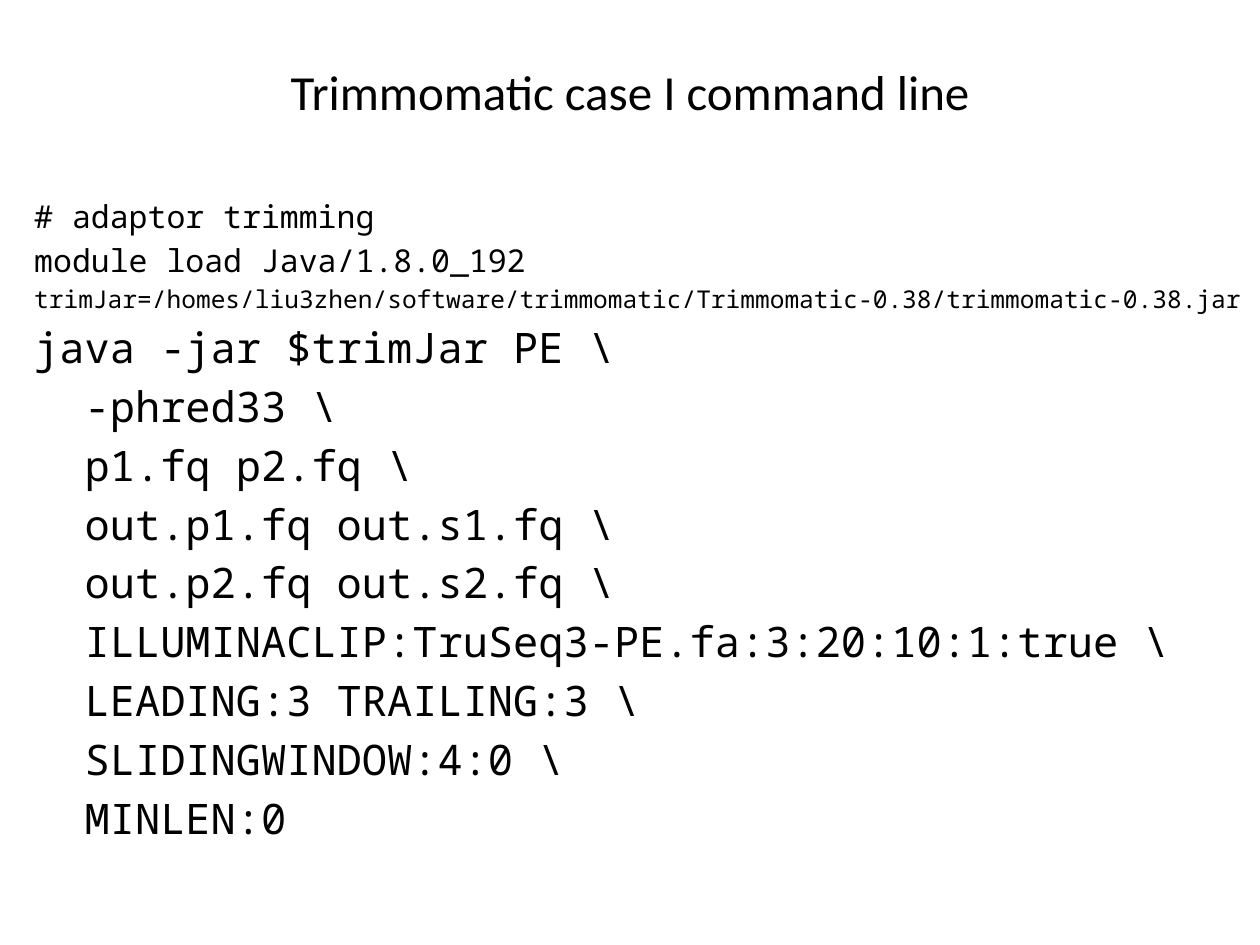
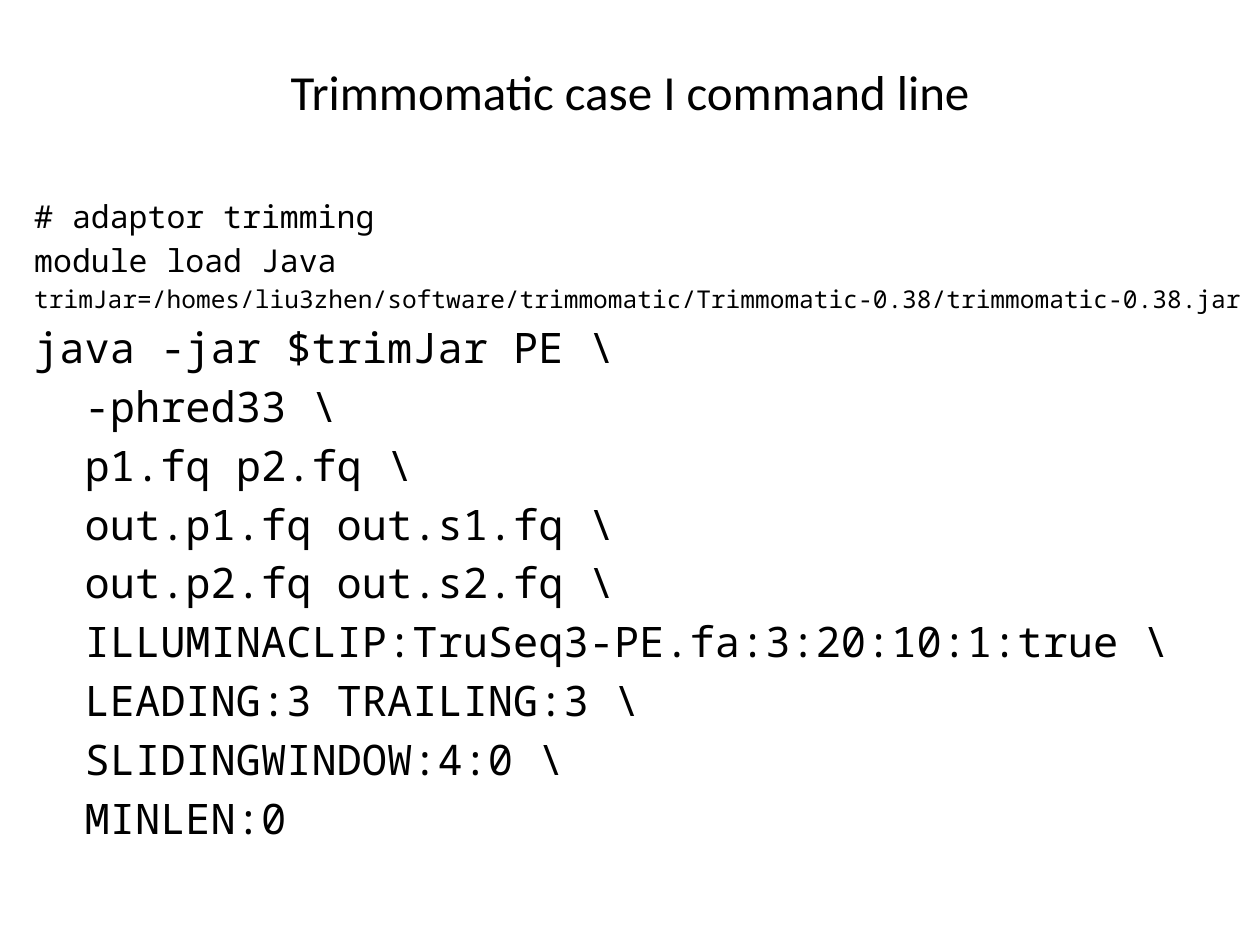
Before and after one commit to liu3zhenlab/teaching, a slide deck: slide 16 of PLPTH813Bioinformatis/2021/labs/lab04_NGS.pptx. Drawn at 1260x945 pixels with LibreOffice and Linux fonts; fonts in the diff are those of the drawing. Boxes give left, top, right and bottom in pixels: in the first picture for what was removed or moved away, otherwise in the second. Text is boxed around its words. In the diff, an @@ line names an element or a change of style, - is before the commit and + after.

```diff
--- a/PLPTH813Bioinformatis/2021/labs/lab04_NGS.pptx
+++ b/PLPTH813Bioinformatis/2021/labs/lab04_NGS.pptx
@@ text at <box>34,248,337,273</box>: text changed @@
-module load Java/1.8.0_192
+module load Java
```
Also in this commit, not shown: 4 other slides changed, 1 other file.
